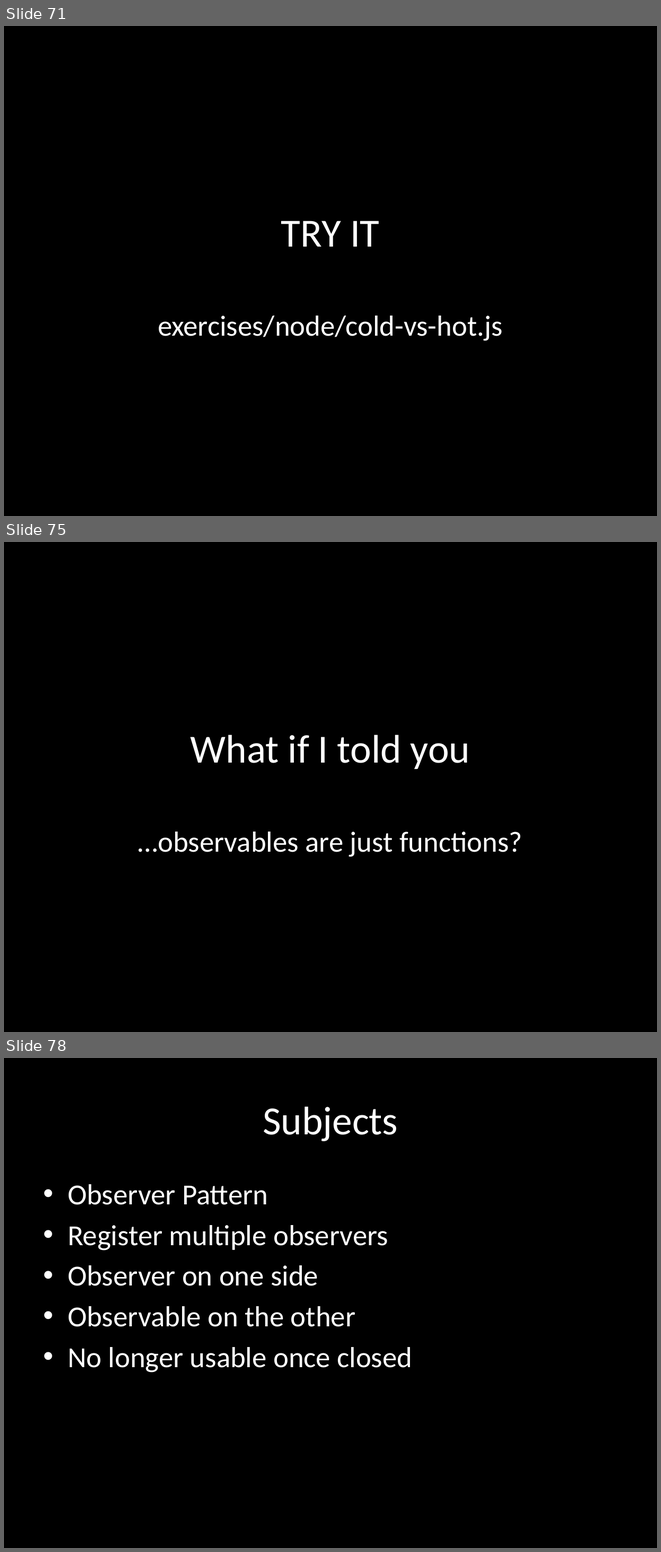
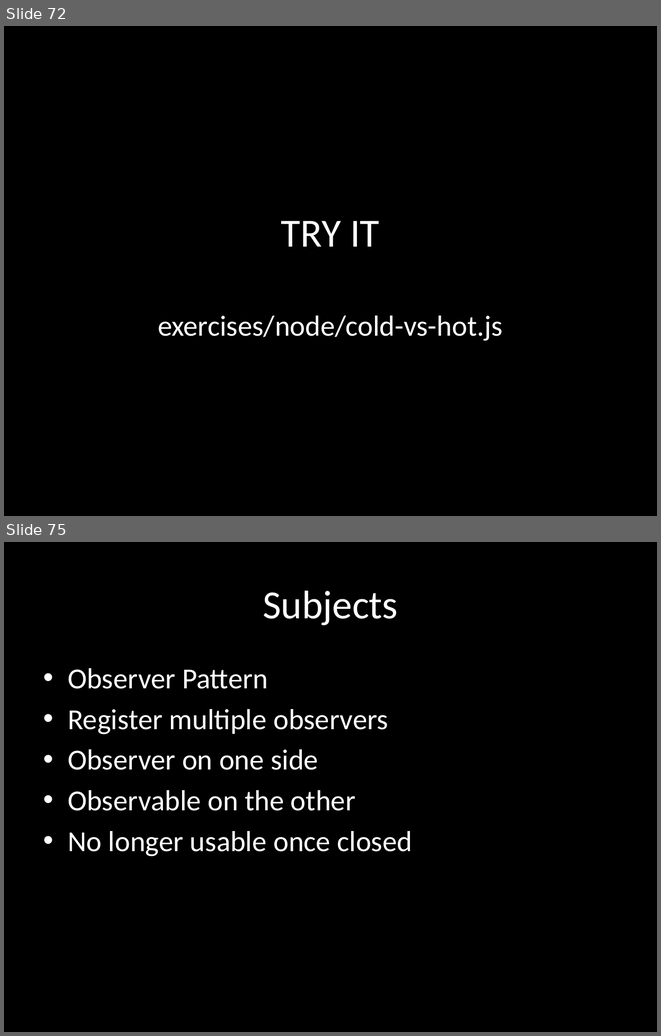
Before and after one commit to benlesh/rxjs-workshop-angular, a slide deck: rxjs-workshop.pptx. Shown one above the other, each under a label of ours: slides 71, 75 and 78 before the commit, slides 72 and 75 after it; the slides between them are not shown. The pictures are 661x1552 and 661x1036 pixels, drawn with LibreOffice and Linux fonts; fonts in the diff are those of the drawing. Boxes give left, top, right and bottom in pixels: in the first picture for what was removed or moved away, otherwise in the second. Text is boxed around its words. In the diff, an @@ line names an element or a change of style, - is before the commit and + after.

```diff
--- a/rxjs-workshop.pptx
+++ b/rxjs-workshop.pptx
@@ slide 75 removed at [4, 542, 657, 1032], background #000000 @@
@@ title removed at [191, 734, 470, 769] @@
-What if I told you
@@ subtitle removed at [138, 831, 522, 857] @@
-…observables are just functions?
@@ what was slide 71 is now slide 72 @@
@@ what was slide 78 is now slide 75 @@
```
Also in this commit, not shown: 3 slides changed, 9 slides added, 4 other slides removed, 17 other files.
